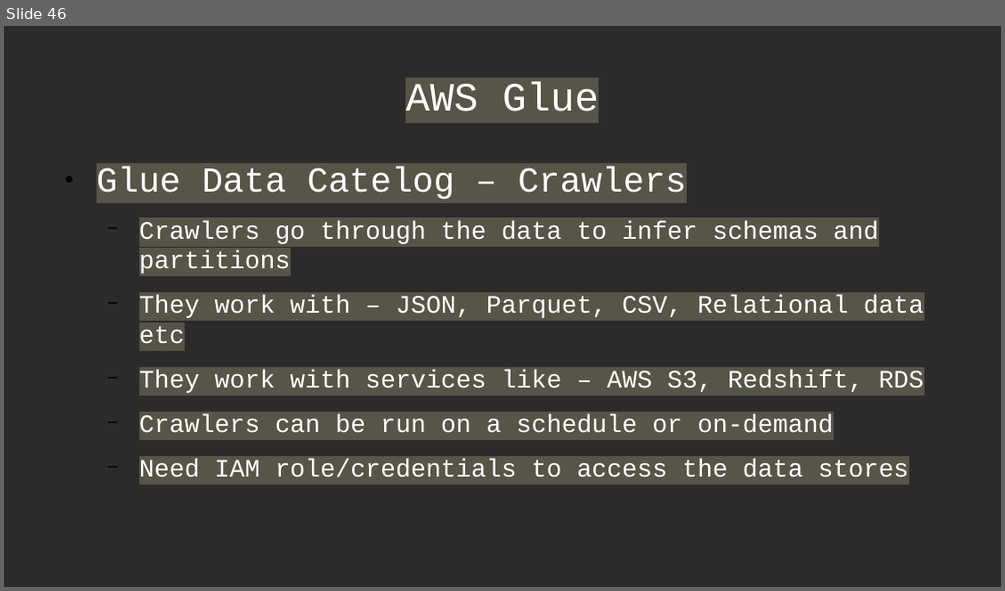
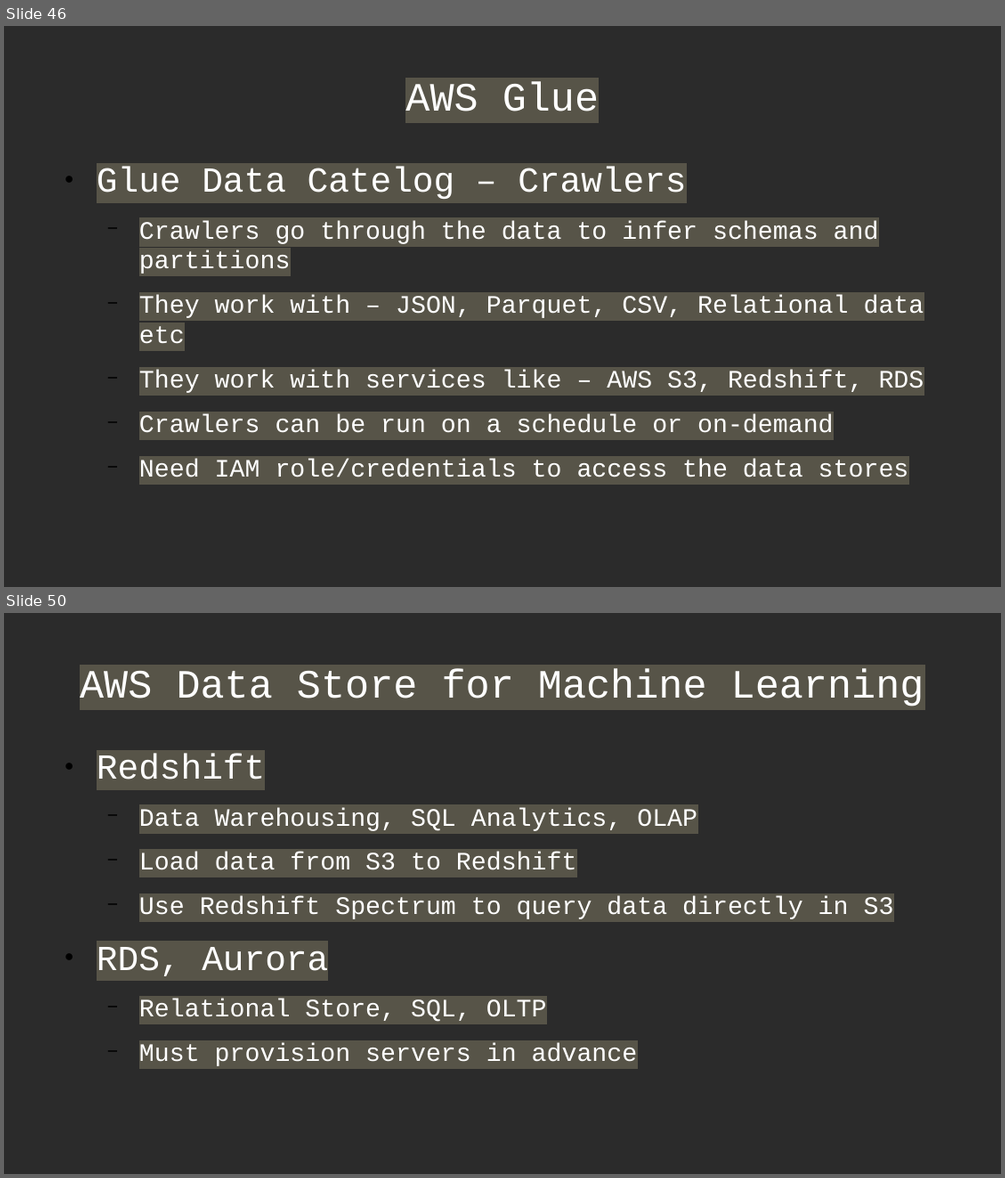
Before and after one commit to Anshul-GH/AWS_ML_Certification, a slide deck: AWS_Certified_ML_Certification_Deck.odp. Shown one above the other, each under a label of ours: slide 46 before the commit, slides 46 and 50 after it; the slides between them are not shown. The pictures are 1005x591 and 1005x1178 pixels, drawn with LibreOffice and Linux fonts; fonts in the diff are those of the drawing; background and template pictures are left out; a plain dark background stands for a picture behind light text. Boxes give left, top, right and bottom in pixels: in the first picture for what was removed or moved away, otherwise in the second. Text is boxed around its words. In the diff, an @@ line names an element or a change of style, - is before the commit and + after.

```diff
--- a/AWS_Certified_ML_Certification_Deck.odp
+++ b/AWS_Certified_ML_Certification_Deck.odp
@@ slide 50 added at <box>4,613,1001,1174</box>, background picture (left out) @@
@@ title added at <box>80,669,924,706</box>, 32 pt, text #FFFFFF @@
+AWS Data Store for Machine Learning
@@ text added at <box>97,754,894,1066</box>, 20 pt, text #FFFFFF @@
+● Redshift
+  − Data Warehousing, SQL Analytics, OLAP
+  − Load data from S3 to Redshift
+  − Use Redshift Spectrum to query data directly in S3
+● RDS, Aurora
+  − Relational Store, SQL, OLTP
+  − Must provision servers in advance
```
Also in this commit, not shown: 1 slide changed, 15 other slides added, 2 other files.
